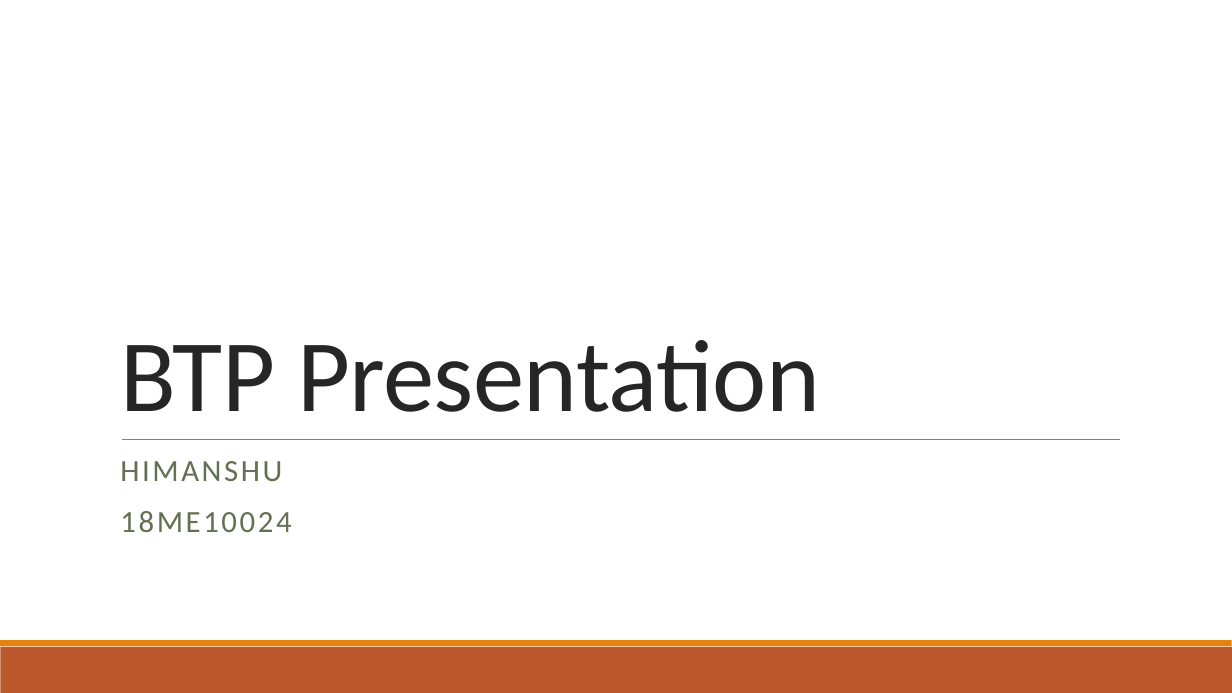
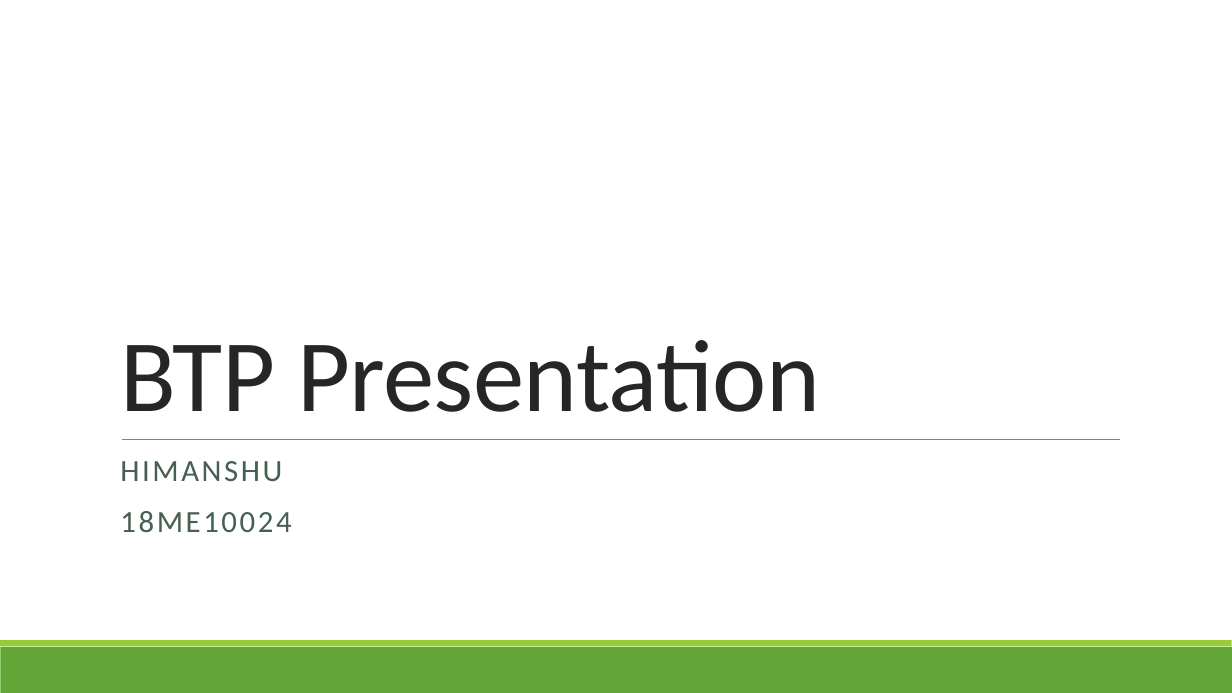
Before and after one commit to HimanshuKGP007/COV_Project, a slide deck: slide 1 of BTP_Files/PPT/BTP Presentation.pptx. Drawn at 1232x693 pixels with LibreOffice and Linux fonts; fonts in the diff are those of the drawing. Boxes give left, top, right and bottom in pixels: in the first picture for what was removed or moved away, otherwise in the second. Text is boxed around its words. In the diff, an @@ line names an element or a change of style, - is before the commit and + after.

Commit message:
BTP Presentations

```diff
--- a/BTP_Files/PPT/BTP Presentation.pptx
+++ b/BTP_Files/PPT/BTP Presentation.pptx
@@ subtitle "HIMANSHU" at box(120, 461, 291, 532): text colour #637052 to #455F51 @@
@@ rectangle at box(0, 647, 1232, 693): fill #BD582C to #63A537 @@
@@ rectangle at box(0, 640, 1232, 647): fill #E48312 to #99CB38 @@
```
Also in this commit, not shown: 2 other slides changed, 2 slides added, 1 slide removed, 1 other file.
